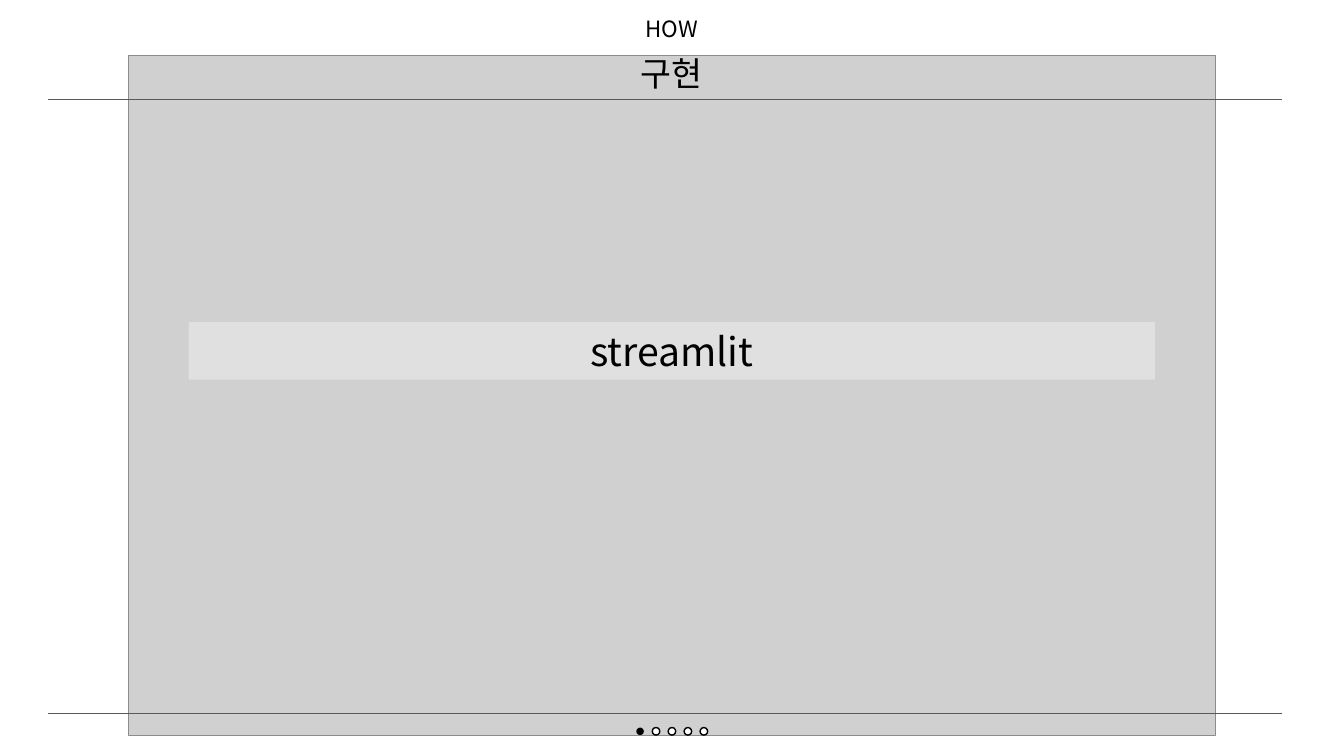
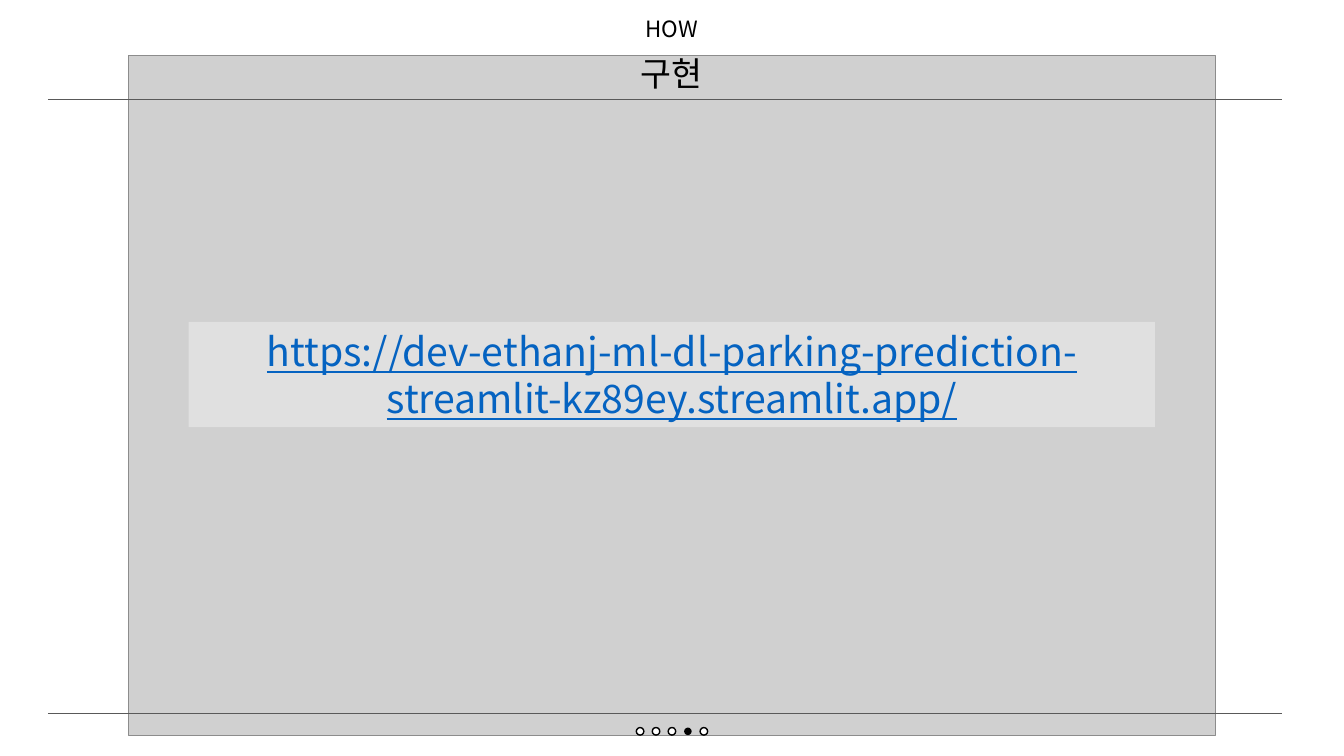
Before and after one commit to dev-EthanJ/ML_DL_parking_prediction, a slide deck: slide 17 of 주차수요예측.pptx. Drawn at 1344x756 pixels with LibreOffice and Linux fonts; fonts in the diff are those of the drawing; grey boxes stand for pictures. Boxes give left, top, right and bottom in pixels: in the first picture for what was removed or moved away, otherwise in the second. Text is boxed around its words. In the diff, an @@ line names an element or a change of style, - is before the commit and + after.

```diff
--- a/주차수요예측.pptx
+++ b/주차수요예측.pptx
@@ rectangle removed at <box>189,322,1155,379</box> @@
-streamlit
@@ rectangle added at <box>189,322,1155,426</box>, fill #FFFFFF at 36% opacity, 28 pt, text #0563C1, underline @@
+https://dev-ethanj-ml-dl-parking-prediction-streamlit-kz89ey.streamlit.app/
@@ ellipse: place and size @@
-ellipse at <box>685,728,692,735</box>
+ellipse at <box>636,728,643,735</box>
@@ ellipse: place and size @@
-ellipse at <box>636,728,643,735</box>
+ellipse at <box>685,728,692,735</box>
```
Also in this commit, not shown: 17 other slides changed, 4 other files.
